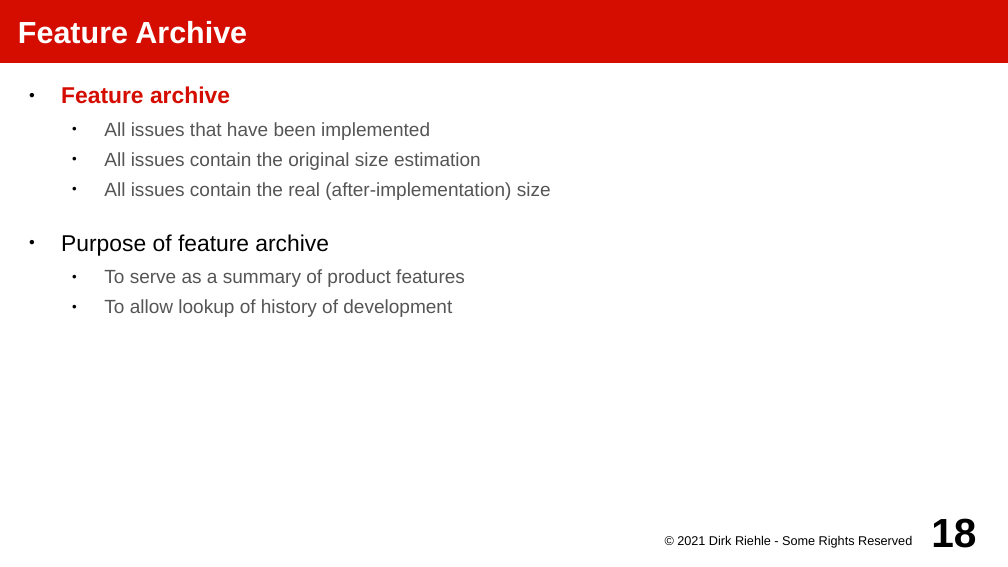
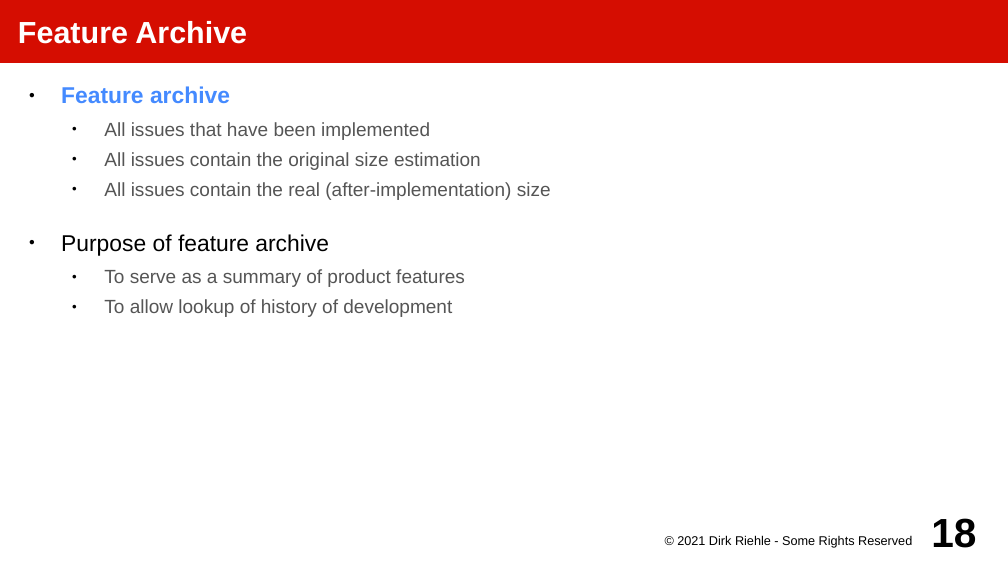
Before and after one commit to dirkriehle/amos-course, a slide deck: slide 18 of Lecture slides/AMOS A02 - Project Setup.odp. Drawn at 1008x567 pixels with LibreOffice and Linux fonts; fonts in the diff are those of the drawing. Boxes give left, top, right and bottom in pixels: in the first picture for what was removed or moved away, otherwise in the second. Text is boxed around its words. In the diff, an @@ line names an element or a change of style, - is before the commit and + after.

```diff
--- a/Lecture slides/AMOS A02 - Project Setup.odp
+++ b/Lecture slides/AMOS A02 - Project Setup.odp
@@ text at (61,86,230,103): text colour #D50D01 to #448AFF in "Feature archive" @@
```
Also in this commit, not shown: 7 other slides changed, 25 other files.
